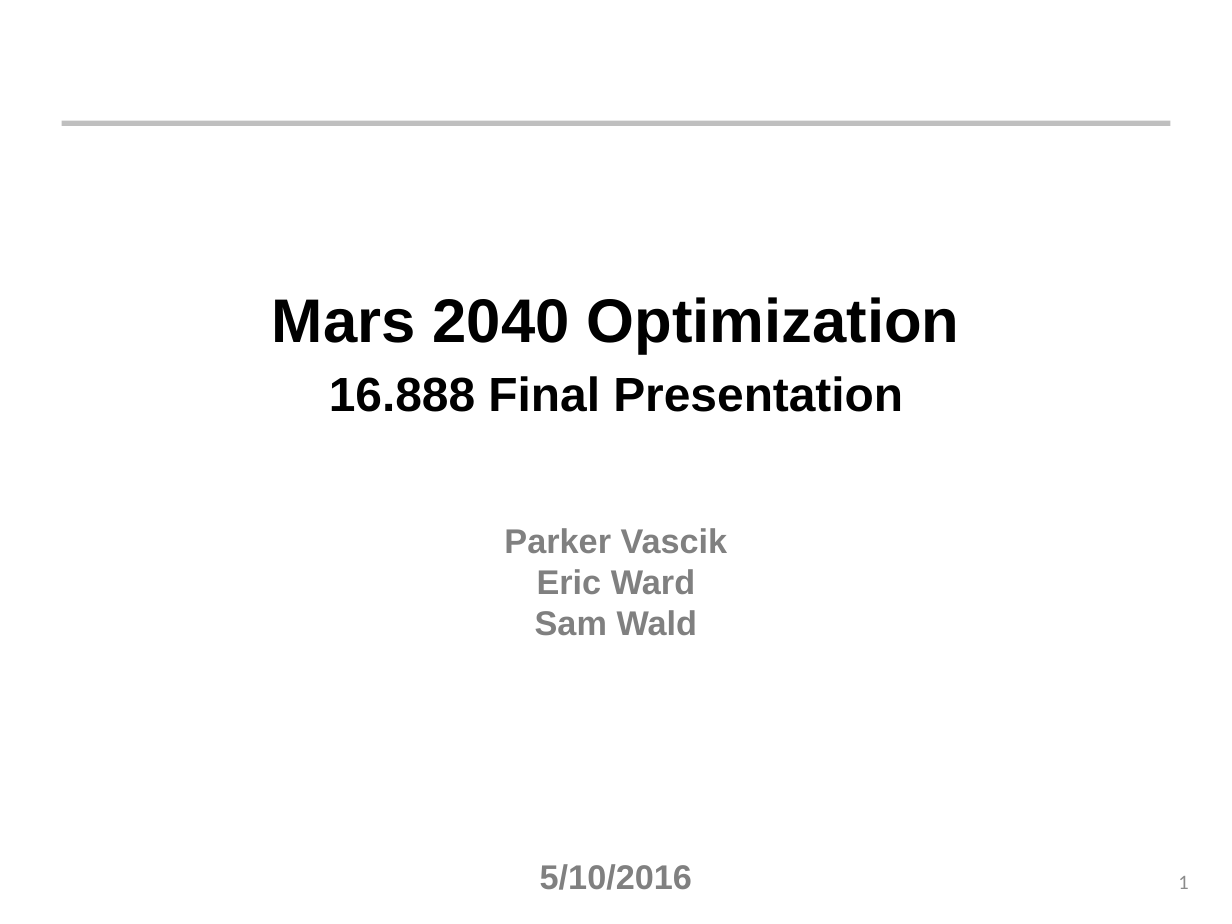
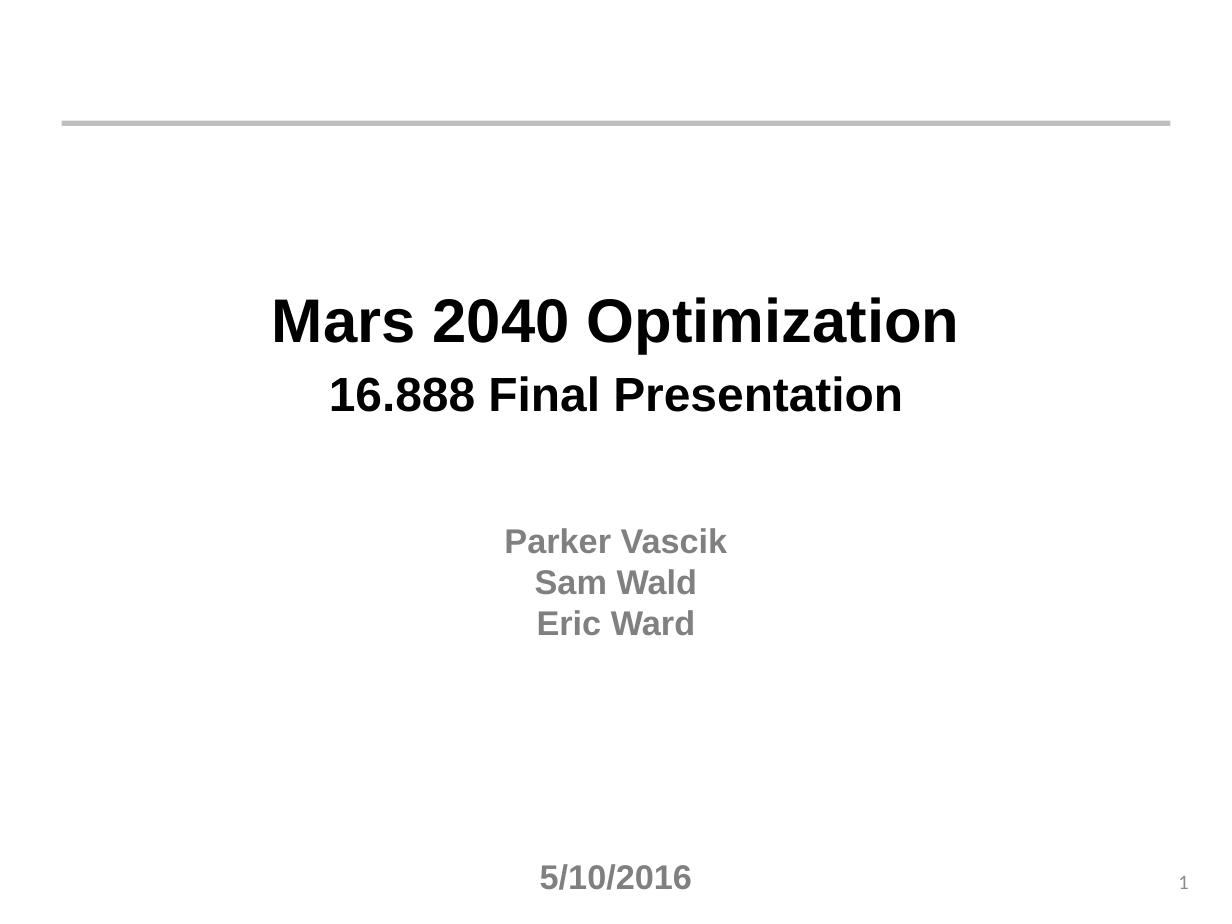
Before and after one commit to AeroSigma/Mars2040, a slide deck: slide 1 of MSDO/Assignment5/Mars 2040 Optimization Presentation.pptx. Drawn at 1232x924 pixels with LibreOffice and Linux fonts; fonts in the diff are those of the drawing; background and template pictures are left out. Boxes give left, top, right and bottom in pixels: in the first picture for what was removed or moved away, otherwise in the second. Text is boxed around its words. In the diff, an @@ line names an element or a change of style, - is before the commit and + after.

```diff
--- a/MSDO/Assignment5/Mars 2040 Optimization Presentation.pptx
+++ b/MSDO/Assignment5/Mars 2040 Optimization Presentation.pptx
@@ text at (535, 569, 698, 594): paragraph added @@
+Sam Wald
@@ text at (535, 610, 698, 635): paragraph removed @@
-Sam Wald
```
Also in this commit, not shown: 4 other slides changed, 6 other files.
